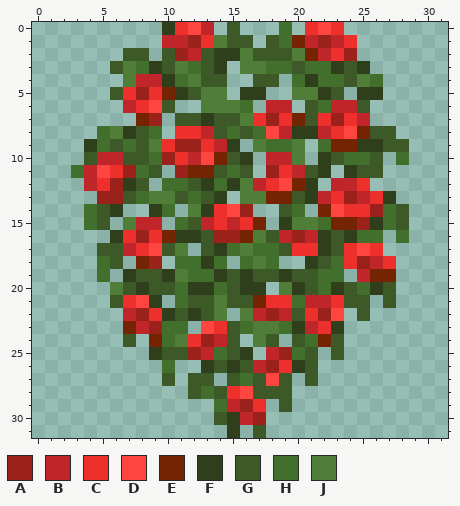
Pixel-art sprite, stored at src/assets/gauntlet/textures/decoration/foliage/rose_crest.png. Above is the file before it was changed.
The file is 32x32 pixels.
Palette (. is transparent): A #9b221a  B #bf2529  C #ed302c  D #ff4540  E #742303  F #2f3f1c  G #3d5928  H #426f2b  J #507e39
Pixels before, first column x 3:
 0 .......FCDB.G...H.CDC.....
 1 .......BBACJGG.GHEBABC....
 2 ....GG.GABGFFJGGGJEBCA....
 3 ...GJHFGJHGF.JJHHGHHFGF...
 4 ....JBBFHJGG..GG.HFHHGJH..
 5 ...GCACEFGJJ.FF..JJFG.FF..
 6 ....BCDG..JJJH.BB.GHBBG...
 7 .....EA.GGFGGJCACEGCACB...
 8 ..HJFGH.CCBGHGHDBFFBCDEGG.
 9 .FHGHGJCAACBF.JHHJ.HEEFFGG
10 .GBBGGHACBDEGF.BBJ.FGHHG.H
11 HBDCAHG.AEEGHG.ACBGF.FGG..
12 .BCAFG.HHGFHFJBCDEF.BBC...
13 ..AAGHJJGHGF.JJEEGFBCABCF.
14 .HGF..FH.JFCDA..GH.EDCCAHG
15 .HG.JBB.HGBCBCE.FJJHEEAFHG
16 ...FCACEFFGAAEJGBABFGFHH.H
17 ..GGBCDGJ.GFHJHHGCCFGCDC..
18 ..HG.EA.HHFH.HJH..FGHCABC.
19 ..H.FGGFJHHFGFGGFGGHH.BEE.
20 ...JGFGGHFFHGFF.JFGHFGHFG.
21 ...GCDF.HGGJGGECCHBBCGG.G.
22 ....BACFGFGJ.JBABGCAD.G...
23 ....EBAHH.DCGHJJHFBCF.....
24 ....G.EHJCABG.JG.GHEG.....
25 ......FGGABHGF.BAHG.G.....
26 .......H..FGFGBACFG.......
27 .......G.GG.GHGDG.G.......
28 .........GHGCDGGG.........
29 ...........HBAC.G.........
30 ...........GFBA...........
31 ............F.G...........
New version:
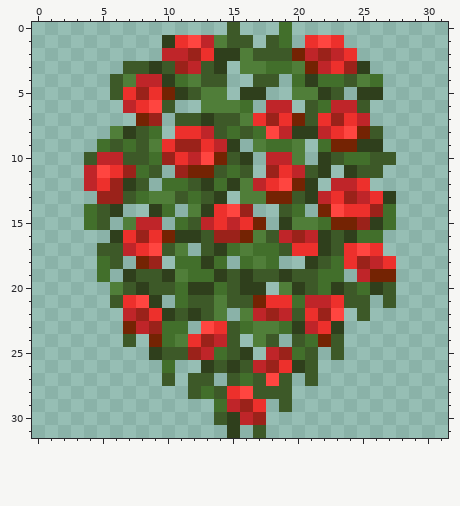
The edit:
Changed rows in their new state; - is an unchanged pixel.
first column x 6:
 0 ----....-------...-
 1 ----FCDB------.CDC.
 2 -..-BBAC------EBABC
 3 .GG--AB-------JEBCA
 4 G------------------
first column x 3:
 8 --.---------------------.-
 9 -.----------------------..
10 ------------------------G.
11 .-------------------------
14 -------------------------.
15 -------------------------.
16 -------------------------.
Changed places in both pictures, as pixel boxes (x1, y1, x2, y2):
changed: (71, 22, 214, 178)
changed: (292, 22, 409, 243)
